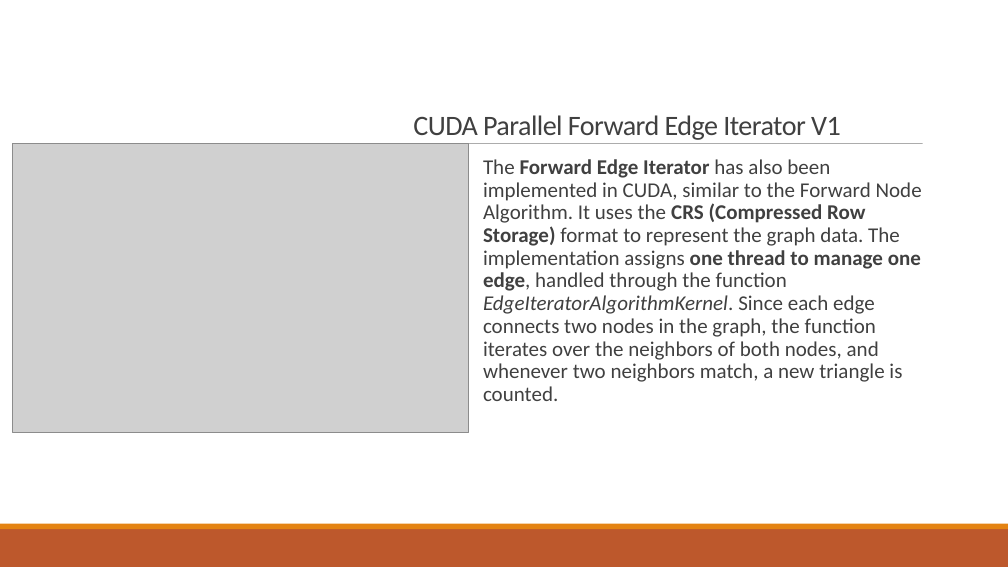
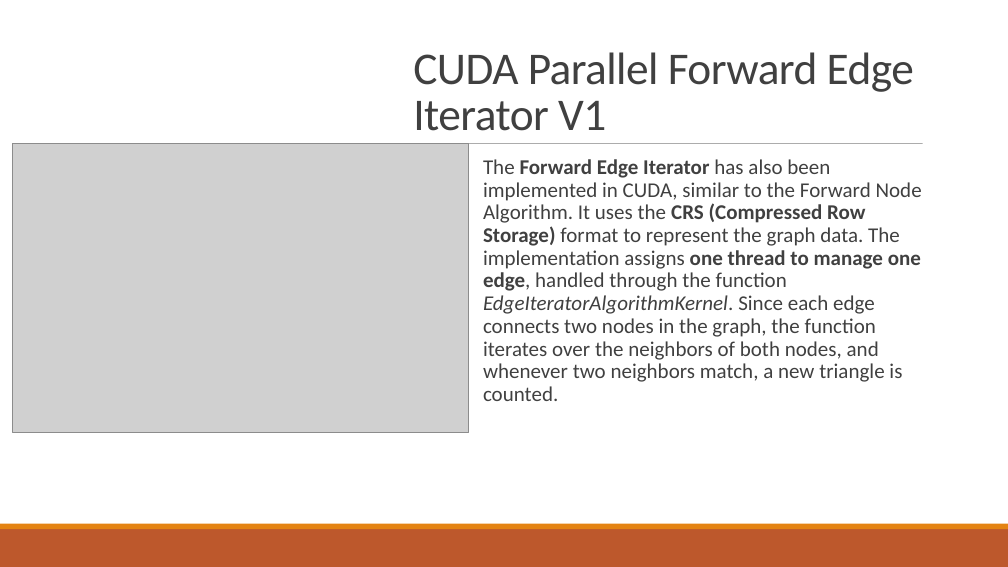
Before and after one commit to RiccardoRevalor/ParallelTriangleCounting, a slide deck: slide 16 of presentation.pptx. Drawn at 1008x567 pixels with LibreOffice and Linux fonts; fonts in the diff are those of the drawing; grey boxes stand for pictures. Boxes give left, top, right and bottom in pixels: in the first picture for what was removed or moved away, otherwise in the second. Text is boxed around its words. In the diff, an @@ line names an element or a change of style, - is before the commit and + after.

```diff
--- a/presentation.pptx
+++ b/presentation.pptx
@@ title "CUDA Parallel Forward Edge Iterator ..." at bbox=[413, 52, 914, 131]: size 26.8 to 43.2 pt; line spacing 0.65 to 0.85 @@
```
Also in this commit, not shown: 6 other slides changed.
